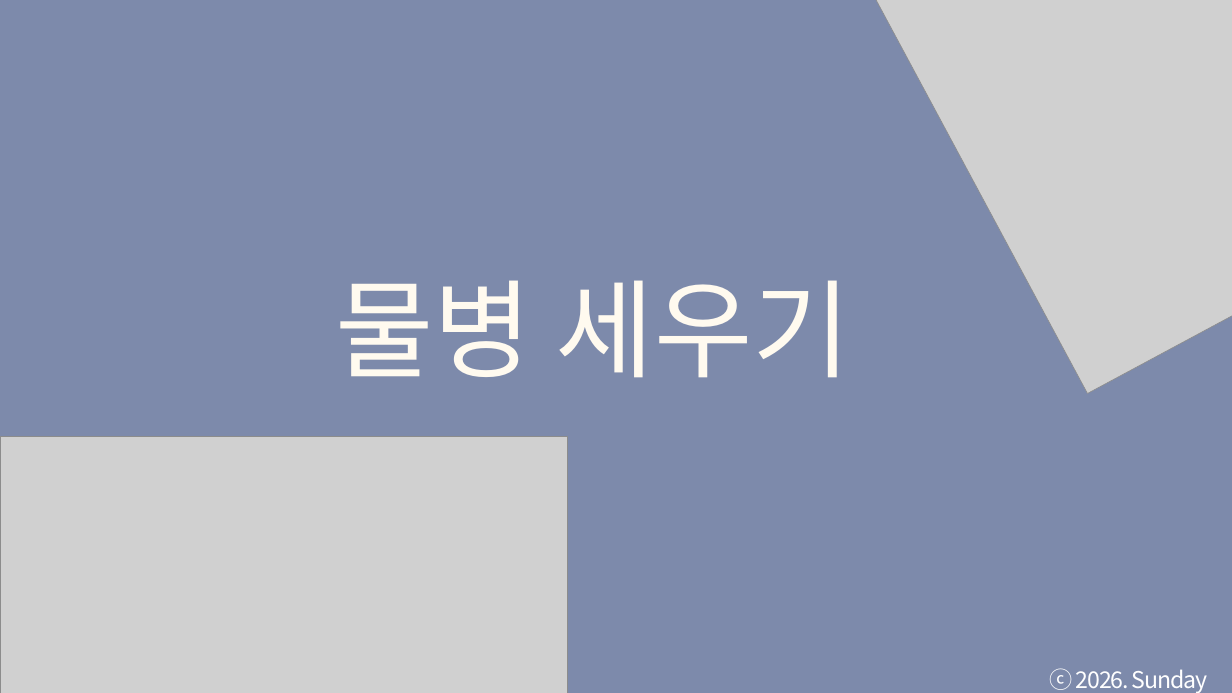
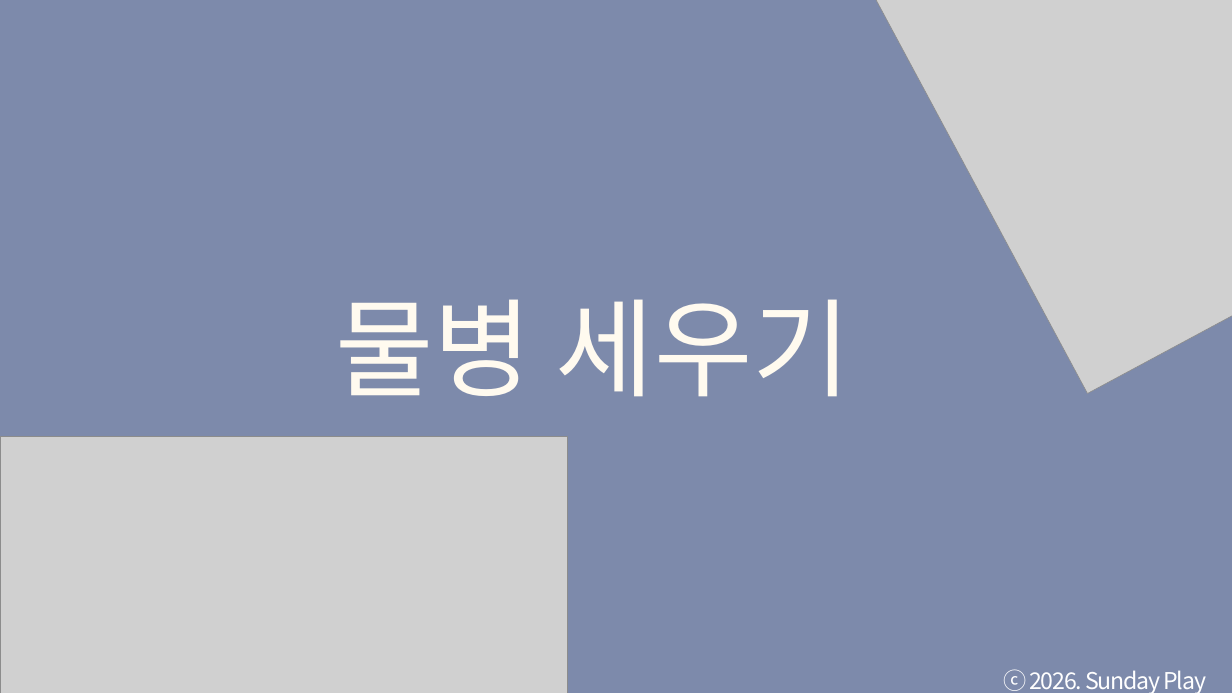
Before and after one commit to tkdgns25300/sunday_play, a slide deck: slide 4 of public/downloads/games/bottle-flip/rules.pptx. Drawn at 1232x693 pixels with LibreOffice and Linux fonts; fonts in the diff are those of the drawing; grey boxes stand for pictures. Boxes give left, top, right and bottom in pixels: in the first picture for what was removed or moved away, otherwise in the second. Text is boxed around its words. In the diff, an @@ line names an element or a change of style, - is before the commit and + after.

```diff
--- a/public/downloads/games/bottle-flip/rules.pptx
+++ b/public/downloads/games/bottle-flip/rules.pptx
@@ text "물병 세우기": place and size @@
-text "물병 세우기" at box(335, 280, 851, 378)
+text "물병 세우기" at box(335, 299, 851, 397)
@@ text "물병 세우기" at box(335, 299, 851, 397): font Lato to Noto Sans CJK KR @@
@@ text "ⓒ 2026. Sunday Play" rewrapped from box(1050, 668, 1207, 693) to box(1003, 669, 1206, 693) @@
```
Also in this commit, not shown: 4 other slides changed, 3 other files.
